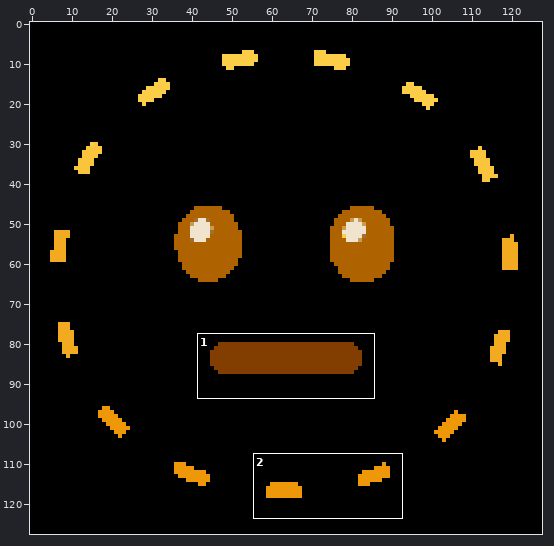
Two versions of one animated GIF sprite, src/indicator/assets/connecting.gif. The first picture is a wide view before the edit; the outline marks the close-up.
Close-up. Earlier state:
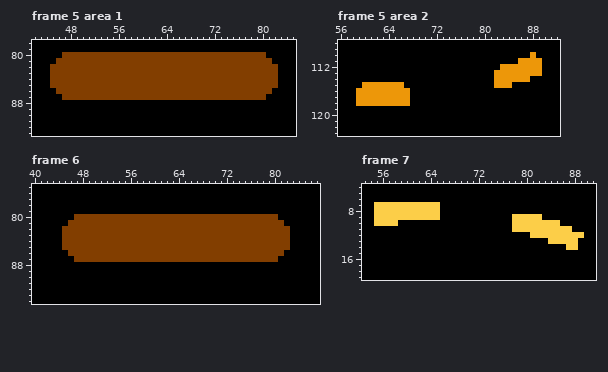
The file is 128x128 pixels, 24 frames. Colours within 5 levels of each other are drawn and written as one. Shown: frame 5 area 1: x 42..85, y 78..93; frame 5 area 2: x 56..92, y 108..123; frame 6: x 40..87, y 75..94; frame 7: x 53..91, y 4..19. The commit also changed other frames or places, which this record leaves out.
The same view after the edit:
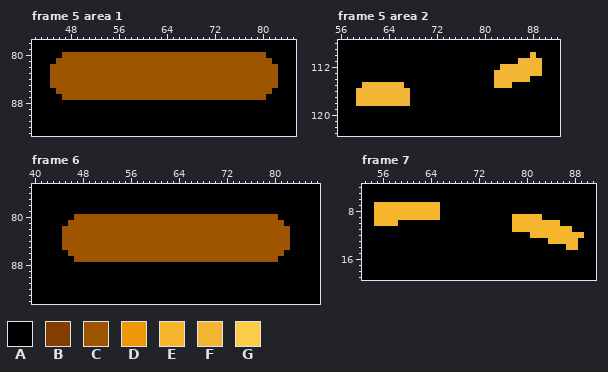
Palette (. is transparent): A #000000  B #823e00  C #9d5500  D #ed9709  E #f5b62e  F #f3b534  G #fcce48
Change:
--- frame 5 area 1
@@ x 42..85 @@
 79 AAAAAAAAAAAAAAAAAAAAAAAAAAAAAAAAAAAAAAAAAAAA
-80 AAAAABBBBBBBBBBBBBBBBBBBBBBBBBBBBBBBBBBAAAAA
-81 AAAABBBBBBBBBBBBBBBBBBBBBBBBBBBBBBBBBBBBAAAA
-82 AAABBBBBBBBBBBBBBBBBBBBBBBBBBBBBBBBBBBBBBAAA
-83 AAABBBBBBBBBBBBBBBBBBBBBBBBBBBBBBBBBBBBBBAAA
-84 AAABBBBBBBBBBBBBBBBBBBBBBBBBBBBBBBBBBBBBBAAA
-85 AAABBBBBBBBBBBBBBBBBBBBBBBBBBBBBBBBBBBBBBAAA
-86 AAAABBBBBBBBBBBBBBBBBBBBBBBBBBBBBBBBBBBBAAAA
-87 AAAAABBBBBBBBBBBBBBBBBBBBBBBBBBBBBBBBBBAAAAA
+80 AAAAACCCCCCCCCCCCCCCCCCCCCCCCCCCCCCCCCCAAAAA
+81 AAAACCCCCCCCCCCCCCCCCCCCCCCCCCCCCCCCCCCCAAAA
+82 AAACCCCCCCCCCCCCCCCCCCCCCCCCCCCCCCCCCCCCCAAA
+83 AAACCCCCCCCCCCCCCCCCCCCCCCCCCCCCCCCCCCCCCAAA
+84 AAACCCCCCCCCCCCCCCCCCCCCCCCCCCCCCCCCCCCCCAAA
+85 AAACCCCCCCCCCCCCCCCCCCCCCCCCCCCCCCCCCCCCCAAA
+86 AAAACCCCCCCCCCCCCCCCCCCCCCCCCCCCCCCCCCCCAAAA
+87 AAAAACCCCCCCCCCCCCCCCCCCCCCCCCCCCCCCCCCAAAAA
 88 AAAAAAAAAAAAAAAAAAAAAAAAAAAAAAAAAAAAAAAAAAAA
--- frame 5 area 2
@@ x 56..92 @@
 109 AAAAAAAAAAAAAAAAAAAAAAAAAAAAAAAAAAAAA
-110 AAAAAAAAAAAAAAAAAAAAAAAAAAAAAAAADAAAA
-111 AAAAAAAAAAAAAAAAAAAAAAAAAAAAAADDDDAAA
-112 AAAAAAAAAAAAAAAAAAAAAAAAAAADDDDDDDAAA
-113 AAAAAAAAAAAAAAAAAAAAAAAAAADDDDDDDDAAA
-114 AAAAAAAAAAAAAAAAAAAAAAAAAADDDDDDAAAAA
-115 AAAADDDDDDDAAAAAAAAAAAAAAADDDAAAAAAAA
-116 AAADDDDDDDDDAAAAAAAAAAAAAAAAAAAAAAAAA
-117 AAADDDDDDDDDAAAAAAAAAAAAAAAAAAAAAAAAA
-118 AAADDDDDDDDDAAAAAAAAAAAAAAAAAAAAAAAAA
+110 AAAAAAAAAAAAAAAAAAAAAAAAAAAAAAAAFAAAA
+111 AAAAAAAAAAAAAAAAAAAAAAAAAAAAAAFFFFAAA
+112 AAAAAAAAAAAAAAAAAAAAAAAAAAAFFFFFFFAAA
+113 AAAAAAAAAAAAAAAAAAAAAAAAAAFFFFFFFFAAA
+114 AAAAAAAAAAAAAAAAAAAAAAAAAAFFFFFFAAAAA
+115 AAAAFFFFFFFAAAAAAAAAAAAAAAFFFAAAAAAAA
+116 AAAFFFFFFFFFAAAAAAAAAAAAAAAAAAAAAAAAA
+117 AAAFFFFFFFFFAAAAAAAAAAAAAAAAAAAAAAAAA
+118 AAAFFFFFFFFFAAAAAAAAAAAAAAAAAAAAAAAAA
 119 AAAAAAAAAAAAAAAAAAAAAAAAAAAAAAAAAAAAA
--- frame 6
@@ x 40..87 @@
 79 AAAAAAAAAAAAAAAAAAAAAAAAAAAAAAAAAAAAAAAAAAAAAAAA
-80 AAAAAAABBBBBBBBBBBBBBBBBBBBBBBBBBBBBBBBBBAAAAAAA
-81 AAAAAABBBBBBBBBBBBBBBBBBBBBBBBBBBBBBBBBBBBAAAAAA
-82 AAAAABBBBBBBBBBBBBBBBBBBBBBBBBBBBBBBBBBBBBBAAAAA
-83 AAAAABBBBBBBBBBBBBBBBBBBBBBBBBBBBBBBBBBBBBBAAAAA
-84 AAAAABBBBBBBBBBBBBBBBBBBBBBBBBBBBBBBBBBBBBBAAAAA
-85 AAAAABBBBBBBBBBBBBBBBBBBBBBBBBBBBBBBBBBBBBBAAAAA
-86 AAAAAABBBBBBBBBBBBBBBBBBBBBBBBBBBBBBBBBBBBAAAAAA
-87 AAAAAAABBBBBBBBBBBBBBBBBBBBBBBBBBBBBBBBBBAAAAAAA
+80 AAAAAAACCCCCCCCCCCCCCCCCCCCCCCCCCCCCCCCCCAAAAAAA
+81 AAAAAACCCCCCCCCCCCCCCCCCCCCCCCCCCCCCCCCCCCAAAAAA
+82 AAAAACCCCCCCCCCCCCCCCCCCCCCCCCCCCCCCCCCCCCCAAAAA
+83 AAAAACCCCCCCCCCCCCCCCCCCCCCCCCCCCCCCCCCCCCCAAAAA
+84 AAAAACCCCCCCCCCCCCCCCCCCCCCCCCCCCCCCCCCCCCCAAAAA
+85 AAAAACCCCCCCCCCCCCCCCCCCCCCCCCCCCCCCCCCCCCCAAAAA
+86 AAAAAACCCCCCCCCCCCCCCCCCCCCCCCCCCCCCCCCCCCAAAAAA
+87 AAAAAAACCCCCCCCCCCCCCCCCCCCCCCCCCCCCCCCCCAAAAAAA
 88 AAAAAAAAAAAAAAAAAAAAAAAAAAAAAAAAAAAAAAAAAAAAAAAA
--- frame 7
@@ x 53..91 @@
  6 AAAAAAAAAAAAAAAAAAAAAAAAAAAAAAAAAAAAAAA
- 7 AAGGGGGGGGGGGAAAAAAAAAAAAAAAAAAAAAAAAAA
- 8 AAGGGGGGGGGGGAAAAAAAAAAAAAAAAAAAAAAAAAA
- 9 AAGGGGGGGGGGGAAAAAAAAAAAAGGGGGAAAAAAAAA
-10 AAGGGGAAAAAAAAAAAAAAAAAAAGGGGGGGGAAAAAA
-11 AAAAAAAAAAAAAAAAAAAAAAAAAGGGGGGGGGGAAAA
-12 AAAAAAAAAAAAAAAAAAAAAAAAAAAAGGGGGGGGGAA
-13 AAAAAAAAAAAAAAAAAAAAAAAAAAAAAAAGGGGGAAA
-14 AAAAAAAAAAAAAAAAAAAAAAAAAAAAAAAAAAGGAAA
+ 7 AAEEEEEEEEEEEAAAAAAAAAAAAAAAAAAAAAAAAAA
+ 8 AAEEEEEEEEEEEAAAAAAAAAAAAAAAAAAAAAAAAAA
+ 9 AAEEEEEEEEEEEAAAAAAAAAAAAEEEEEAAAAAAAAA
+10 AAEEEEAAAAAAAAAAAAAAAAAAAEEEEEEEEAAAAAA
+11 AAAAAAAAAAAAAAAAAAAAAAAAAEEEEEEEEEEAAAA
+12 AAAAAAAAAAAAAAAAAAAAAAAAAAAAEEEEEEEEEAA
+13 AAAAAAAAAAAAAAAAAAAAAAAAAAAAAAAEEEEEAAA
+14 AAAAAAAAAAAAAAAAAAAAAAAAAAAAAAAAAAEEAAA
 15 AAAAAAAAAAAAAAAAAAAAAAAAAAAAAAAAAAAAAAA
